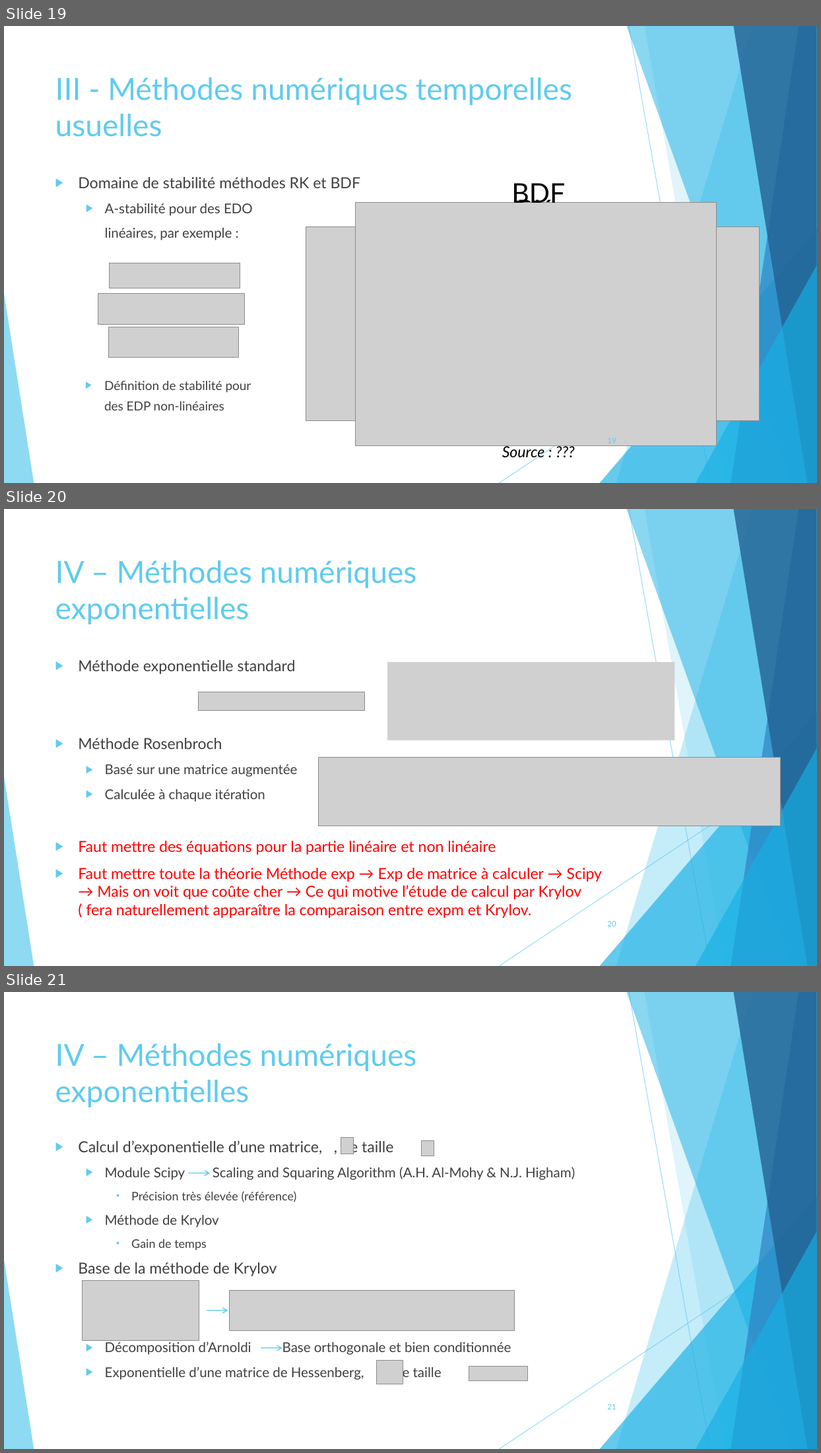
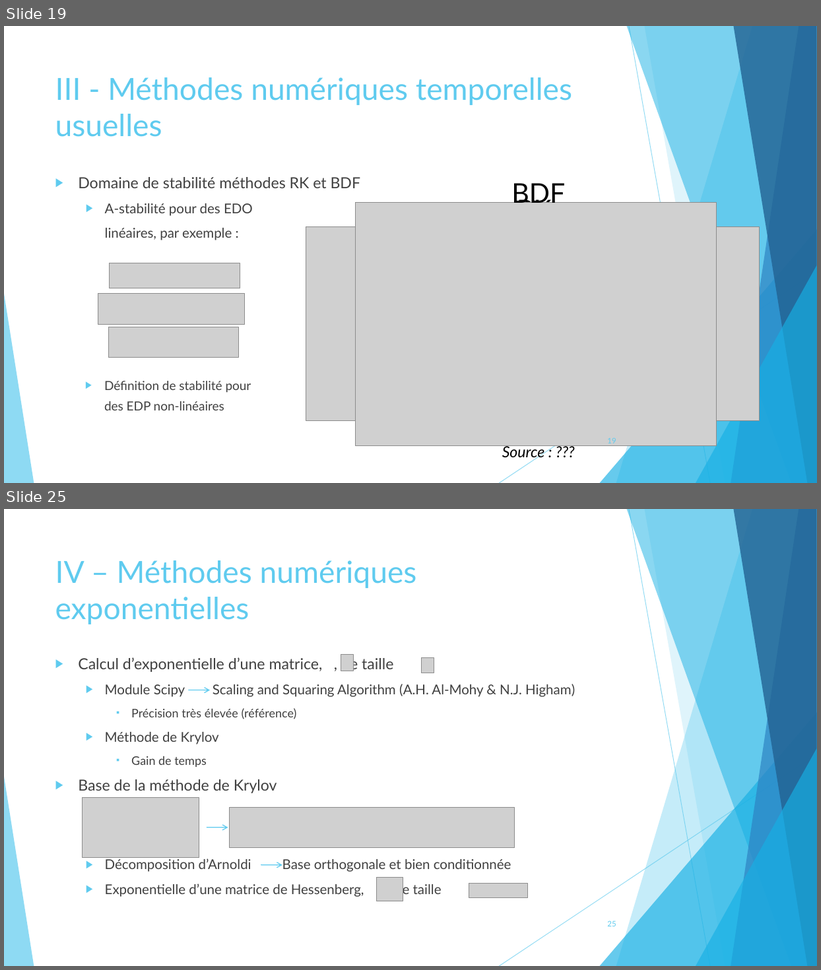
Before and after one commit to pierreXVI/PIE, a slide deck: oral_presentation/Oral_presentation_12_02_2019.pptx. Shown one above the other, each under a label of ours: slides 19, 20 and 21 before the commit, slides 19 and 25 after it; the slides between them are not shown. The pictures are 821x1453 and 821x970 pixels, drawn with LibreOffice and Linux fonts; fonts in the diff are those of the drawing; grey boxes stand for pictures. Boxes give left, top, right and bottom in pixels: in the first picture for what was removed or moved away, otherwise in the second. Text is boxed around its words. In the diff, an @@ line names an element or a change of style, - is before the commit and + after.

```diff
--- a/oral_presentation/Oral_presentation_12_02_2019.pptx
+++ b/oral_presentation/Oral_presentation_12_02_2019.pptx
@@ slide 20 removed at box(4, 509, 817, 966), background #FFFFFF; not listed: 10 template elements that a slide beside it also shows @@
@@ title removed at box(55, 560, 417, 625) @@
-IV – Méthodes numériques exponentielles
@@ text removed at box(78, 660, 603, 918) @@
-▶ Méthode exponentielle standard
-▶ Méthode Rosenbroch
-  ▶ Basé sur une matrice augmentée
-  ▶ Calculée à chaque itération
-▶ Faut mettre des équations pour la partie linéaire et non linéaire
-▶ Faut mettre toute la théorie Méthode exp → Exp de matrice à calculer → Scipy → Mais on voit que coûte cher → Ce qui motive l’étude de calcul par Krylov ( fera naturellement apparaître la comparaison entre expm et Krylov.
@@ picture removed at box(387, 662, 675, 740) @@
@@ picture removed at box(199, 692, 364, 711) @@
@@ picture removed at box(319, 758, 781, 826) @@
@@ page number removed at box(607, 921, 616, 927) @@
-20
@@ what was slide 21 is now slide 25 @@
@@ page number at box(607, 921, 616, 927): text changed @@
-21
+25
```
Also in this commit, not shown: 5 slides added, 1 other slide removed, 12 other files.
